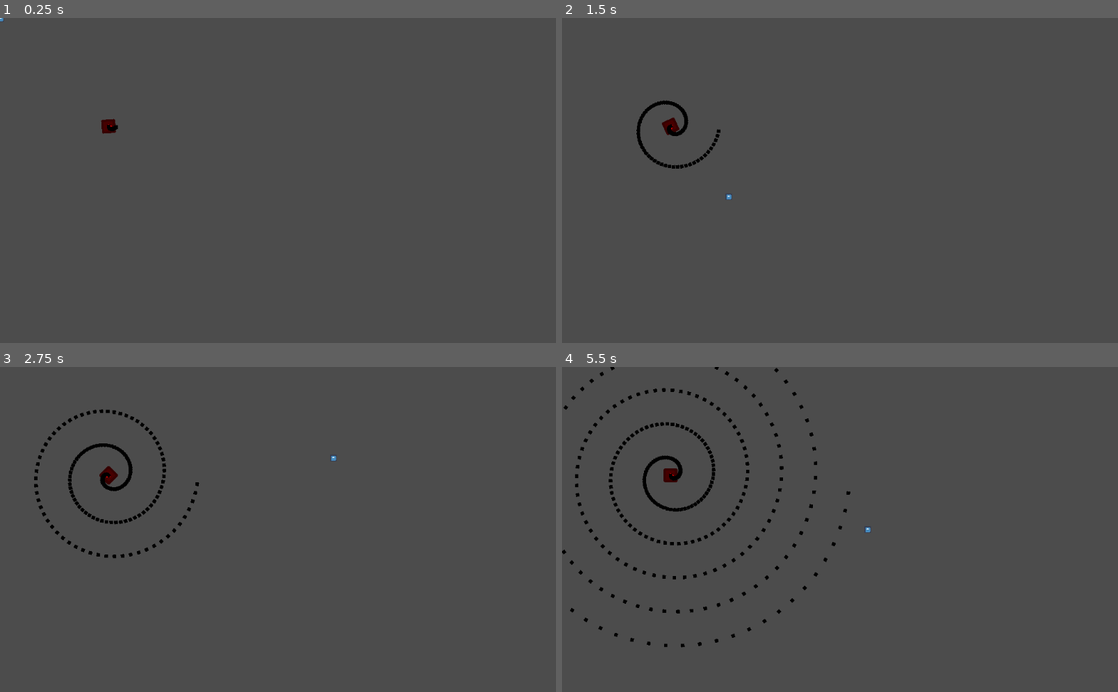
Above: before the commit, frames 1-4 (two rows, left to right).
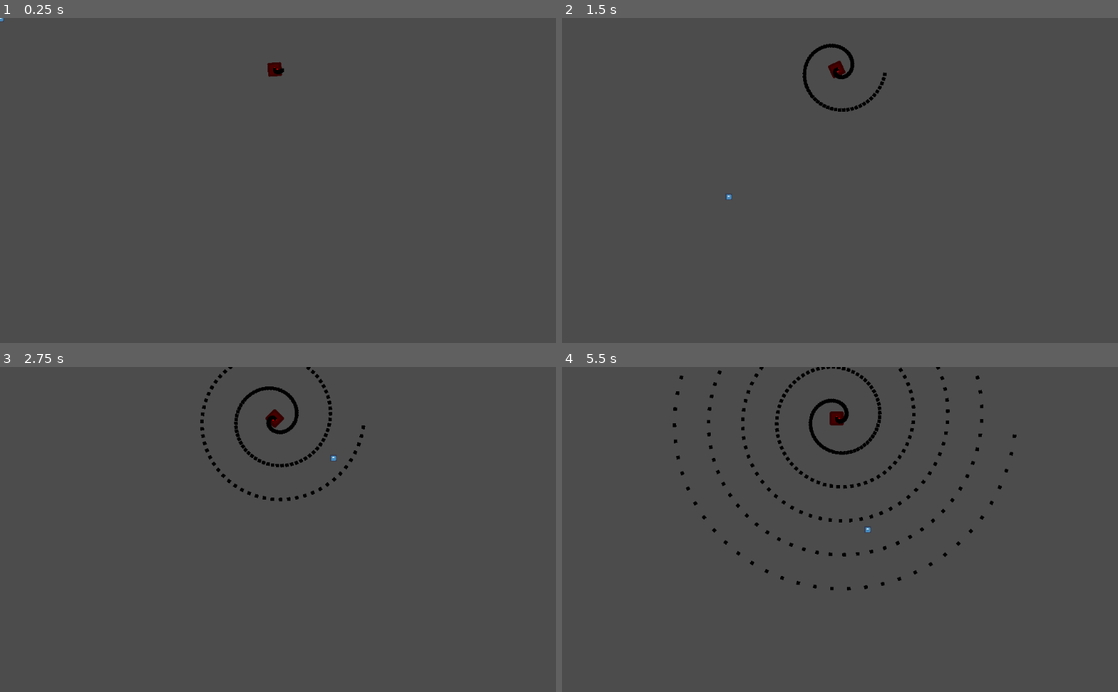
Above: after the commit, the same moments.

Repository: Attila1617/Bullet-Hell-Space-Girls-Madness
Game: Godot game, scene res://Scenes/GameScene.tscn
Same seed, same stepped clock (60 frames per second), same inputs: the game is played once before the commit and once after it. The engine's default icon, where the game draws it, is replaced by a stand-in: a white triangle on a blue panel in a dark square.
Inputs (mouse positions are in pixels of both pictures, inside the frame that each line leads up to):
- Up to frame 1 (0.25 s): no input
- Up to frame 2 (1.5 s): move the mouse to (962, 164) at 0.52 s; move the mouse to (728, 196) at 1.27 s
- Up to frame 3 (2.75 s): move the mouse to (333, 458) at 2.02 s
- Up to frame 4 (5.5 s): move the mouse to (812, 594) at 2.77 s; move the mouse to (1006, 578) at 3.52 s; move the mouse to (673, 480) at 4.27 s; move the mouse to (867, 529) at 5.02 s

The runs differ from the first frame. In frame 1, 0.2% of the frame differs, in the area x 18-52%, y 13-36%; in frame 2, 1.1%; in frame 3, 2.1%; in frame 4, 3.6%, in the area x 0-82%, y 0-87%.

Commit message:
Enemy position change

Diff:
--- a/Scenes/GameScene.tscn
+++ b/Scenes/GameScene.tscn
@@ -8,6 +8,7 @@
 script = ExtResource( 1 )
 
 [node name="Player" parent="." instance=ExtResource( 2 )]
+position = Vector2( 510, 381 )
 
 [node name="Enemy" parent="." instance=ExtResource( 3 )]
-position = Vector2( 200, 200 )
+position = Vector2( 506, 95 )
